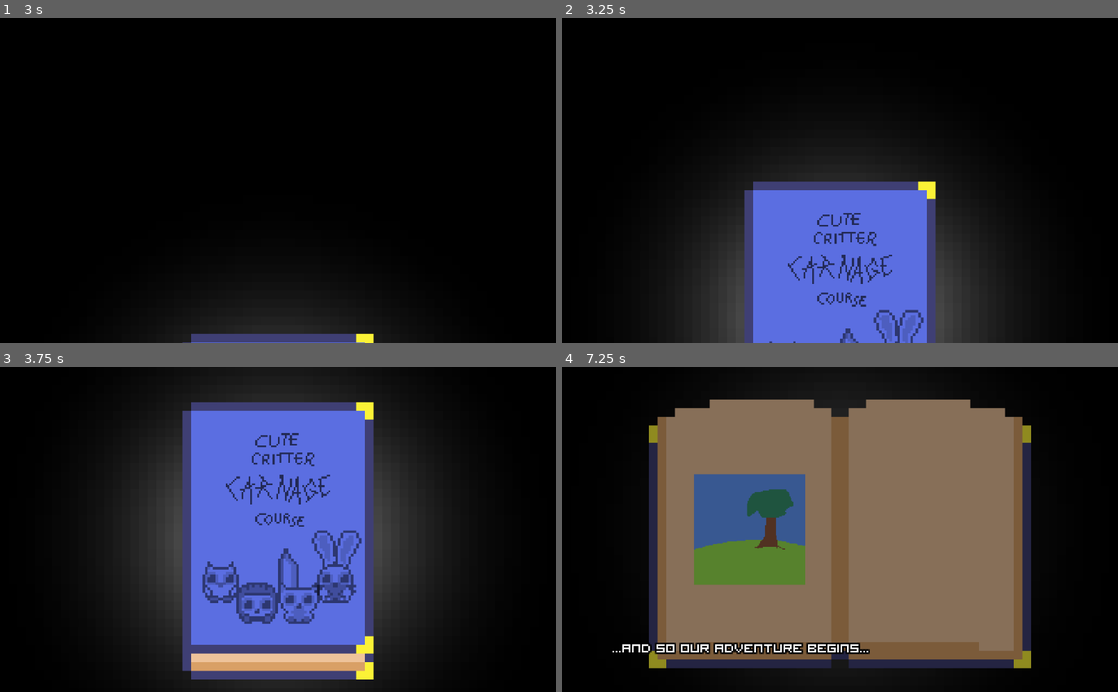
Above: before the commit, frames 1-4 (two rows, left to right).
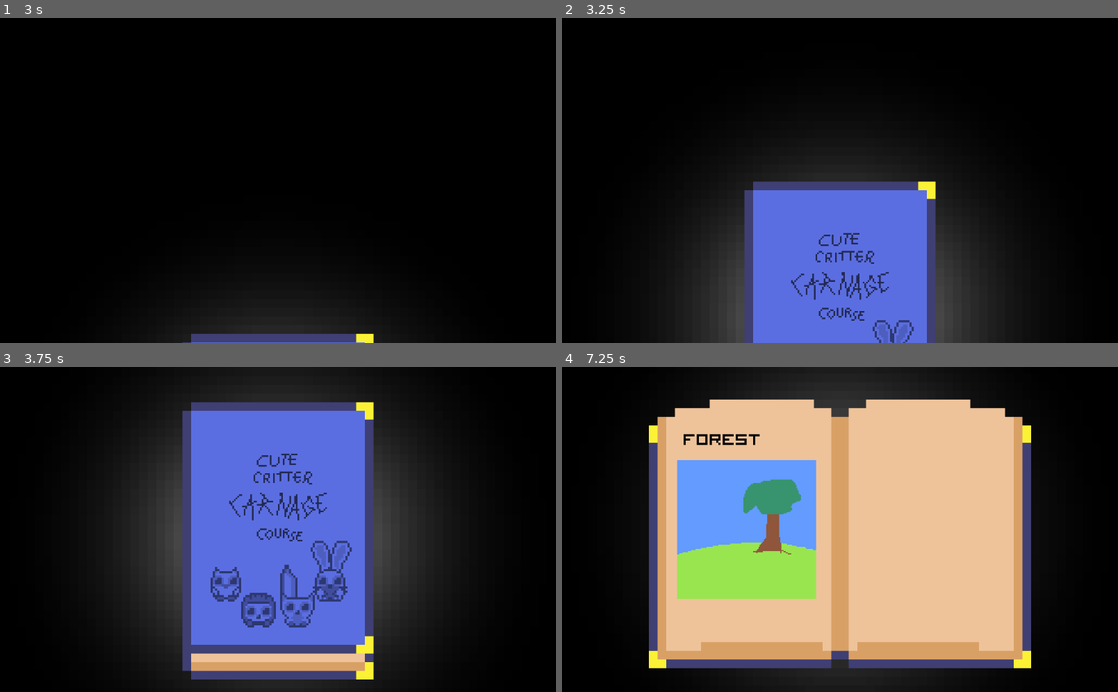
Above: after the commit, the same moments.

Repository: atka66/cccc
Game: Godot game, scene res://menu/Splash.tscn
Same seed, same stepped clock (60 frames per second), same inputs: the game is played once before the commit and once after it. Sound files missing from this copy of the repository are replaced by a short silence.
Inputs:
- Up to frame 1 (3 s): hold D (right_1) 0.53-2.03 s; tap W (jump_1) at 0.6, 0.77, 1.07, 1.52, 1.55, 1.82, 2.3 s; tap S (dash_1) at 1.35 s; tap Enter at 2 s; hold A (left_1) 2.03-2.78 s; tap Down (dash_2) at 2.1 s; tap R (reset) at 2.75 s; hold D (right_1) from 2.78 s (still down); tap X (death_1) at 2.85 s
- Up to frame 2 (3.25 s): keep holding D (right_1); tap W (jump_1) at 3.02, 3.05 s
- Up to frame 3 (3.75 s): keep holding D (right_1); tap W (jump_1) at 3.32 s; tap L (death_2) at 3.6 s
- Up to frame 4 (7.25 s): tap W (jump_1) at 3.77, 3.8, 4.07, 4.52, 4.55, 4.82, 5.3, 5.85, 6.02, 6.32, 6.77, 6.8, 7.07 s; tap R (reset) at 4.15, 4.25, 5 s; release D (right_1) at 4.28 s; hold A (left_1) 4.28-5.03 s; tap Left (left_2) at 4.35 s; hold D (right_1) 5.03-5.78 s; tap Right (right_2) at 5.1 s; hold A (left_1) from 5.78 s (still down); tap S (dash_1) at 6.6 s

Frame 1 is identical in both runs. In frame 2, 2.0% of the frame differs, in the area x 37-66%, y 60-100%; in frame 3, 4.5%; in frame 4, 56%, in the area x 9-85%, y 9-93%.

Commit message:
finalized story mechanic

Diff:
--- a/Global.gd
+++ b/Global.gd
@@ -75,7 +75,7 @@
 	closeMenu()
 	deleteSave()
 	currentMap = 0
-	gotoCurrentMap()
+	get_tree().change_scene("res://menu/Story.tscn")
 
 func gotoCurrentMap():
 	gotoMap(currentMap)
--- a/Res.gd
+++ b/Res.gd
@@ -31,7 +31,14 @@
 		"title": "plains",
 		"leftImage": preload("res://sprites/story/plains_1.png"),"rightImage": preload("res://sprites/story/plains_1.png")
 	},
-	{"leftImage": preload("res://sprites/story/forest_1.png"),"rightImage": preload("res://sprites/story/forest_1.png")}
+	{
+		"title": "forest",
+		"leftImage": preload("res://sprites/story/forest_1.png"),"rightImage": preload("res://sprites/story/forest_1.png")
+	},
+	{
+		"title": "plains",
+		"leftImage": preload("res://sprites/story/plains_1.png"),"rightImage": preload("res://sprites/story/plains_1.png")
+	}
 ]
 
 onready var PlayerSkins = [
--- a/menu/Story.gd
+++ b/menu/Story.gd
@@ -33,11 +33,12 @@
 		$PageflipAudio.play()
 
 func updateImages():
-	$Book/Opened/StoryLeft.texture = Res.Chapters[page].leftImage
+	$Book/Opened/BookLeftSprite/ChapterLabel.set_text(Res.Chapters[page].title)
+	$Book/Opened/BookLeftSprite/StoryLeft.texture = Res.Chapters[page].leftImage
 	if (page < Res.Maps[Global.currentMap].chapter):
-		$Book/Opened/StoryRight.texture = Res.Chapters[page].rightImage
+		$Book/Opened/BookRightSprite/StoryRight.texture = Res.Chapters[page].rightImage
 	else:
-		$Book/Opened/StoryRight.texture = null
+		$Book/Opened/BookRightSprite/StoryRight.texture = null
 
 func startGame():
 	Global.gotoCurrentMap()
--- a/menu/Story.tscn
+++ b/menu/Story.tscn
@@ -11,7 +11,7 @@
 
 [sub_resource type="Animation" id=1]
 resource_name = "appear"
-length = 2.5
+length = 3.5
 tracks/0/type = "value"
 tracks/0/path = NodePath("Book:position")
 tracks/0/interp = 2
@@ -31,7 +31,7 @@
 tracks/1/imported = false
 tracks/1/enabled = true
 tracks/1/keys = {
-"times": PoolRealArray( 2, 2.1, 2.5 ),
+"times": PoolRealArray( 3, 3.1, 3.5 ),
 "transitions": PoolRealArray( 1, 1e-05, 1 ),
 "update": 0,
 "values": [ Vector2( 1, 1 ), Vector2( 1, 1.1 ), Vector2( 1, 1 ) ]
@@ -43,7 +43,7 @@
 tracks/2/imported = false
 tracks/2/enabled = true
 tracks/2/keys = {
-"times": PoolRealArray( 0, 2.1 ),
+"times": PoolRealArray( 0, 3.1 ),
 "transitions": PoolRealArray( 1, 1 ),
 "update": 1,
 "values": [ true, false ]
@@ -55,7 +55,7 @@
 tracks/3/imported = false
 tracks/3/enabled = true
 tracks/3/keys = {
-"times": PoolRealArray( 0, 2.1 ),
+"times": PoolRealArray( 0, 3.1 ),
 "transitions": PoolRealArray( 1, 1 ),
 "update": 1,
 "values": [ false, true ]
@@ -67,7 +67,7 @@
 tracks/4/imported = false
 tracks/4/enabled = true
 tracks/4/keys = {
-"times": PoolRealArray( 2.1, 2.2 ),
+"times": PoolRealArray( 3.1, 3.2 ),
 "transitions": PoolRealArray( 1, 1 ),
 "update": 0,
 "values": [ Vector2( 1, 1.1 ), Vector2( 1, 1 ) ]
@@ -93,7 +93,7 @@
 tracks/6/imported = false
 tracks/6/enabled = true
 tracks/6/keys = {
-"times": PoolRealArray( 2 ),
+"times": PoolRealArray( 3 ),
 "transitions": PoolRealArray( 1 ),
 "values": [ {
 "args": [ 0.0 ],
@@ -107,10 +107,10 @@
 tracks/7/imported = false
 tracks/7/enabled = true
 tracks/7/keys = {
-"times": PoolRealArray( 0, 1.8, 2 ),
+"times": PoolRealArray( 0, 2.8, 3 ),
 "transitions": PoolRealArray( 1e-05, 1.89465, 1 ),
 "update": 0,
-"values": [ Vector2( 0, 0 ), Vector2( 0, 0 ), Vector2( 11, 0 ) ]
+"values": [ Vector2( 0, 0 ), Vector2( 0, 0 ), Vector2( 176, 0 ) ]
 }
 tracks/8/type = "method"
 tracks/8/path = NodePath(".")
@@ -119,7 +119,7 @@
 tracks/8/imported = false
 tracks/8/enabled = true
 tracks/8/keys = {
-"times": PoolRealArray( 2 ),
+"times": PoolRealArray( 3 ),
 "transitions": PoolRealArray( 1 ),
 "values": [ {
 "args": [  ],
@@ -140,7 +140,7 @@
 "times": PoolRealArray( 0, 0.1, 0.2 ),
 "transitions": PoolRealArray( 1, 1e-05, 1 ),
 "update": 0,
-"values": [ Vector2( 1, 1 ), Vector2( 1, 1.1 ), Vector2( 1, 1 ) ]
+"values": [ Vector2( 16, 16 ), Vector2( 16, 18 ), Vector2( 16, 16 ) ]
 }
 tracks/1/type = "value"
 tracks/1/path = NodePath("Book/Opened/BookRightSprite:scale")
@@ -152,7 +152,7 @@
 "times": PoolRealArray( 0, 0.1, 0.2 ),
 "transitions": PoolRealArray( 1e+06, 1, 1 ),
 "update": 0,
-"values": [ Vector2( 1, 1 ), Vector2( 1, 1.1 ), Vector2( 1, 1 ) ]
+"values": [ Vector2( 16, 16 ), Vector2( 16, 18 ), Vector2( 16, 16 ) ]
 }
 tracks/2/type = "method"
 tracks/2/path = NodePath(".")
@@ -182,7 +182,7 @@
 "times": PoolRealArray( 0, 0.1, 0.2 ),
 "transitions": PoolRealArray( 1e+06, 1, 1 ),
 "update": 0,
-"values": [ Vector2( 1, 1 ), Vector2( 1, 1.1 ), Vector2( 1, 1 ) ]
+"values": [ Vector2( 16, 16 ), Vector2( 16, 18 ), Vector2( 16, 16 ) ]
 }
 tracks/1/type = "value"
 tracks/1/path = NodePath("Book/Opened/BookRightSprite:scale")
@@ -194,7 +194,7 @@
 "times": PoolRealArray( 0, 0.1, 0.2 ),
 "transitions": PoolRealArray( 1, 1e-05, 1 ),
 "update": 0,
-"values": [ Vector2( 1, 1 ), Vector2( 1, 1.1 ), Vector2( 1, 1 ) ]
+"values": [ Vector2( 16, 16 ), Vector2( 16, 18 ), Vector2( 16, 16 ) ]
 }
 tracks/2/type = "method"
 tracks/2/path = NodePath(".")
@@ -213,7 +213,7 @@
 
 [sub_resource type="Animation" id=4]
 resource_name = "startgame"
-length = 3.0
+length = 5.0
 tracks/0/type = "value"
 tracks/0/path = NodePath("Dim:color")
 tracks/0/interp = 1
@@ -221,7 +221,7 @@
 tracks/0/imported = false
 tracks/0/enabled = true
 tracks/0/keys = {
-"times": PoolRealArray( 2.5, 3 ),
+"times": PoolRealArray( 4, 5 ),
 "transitions": PoolRealArray( 1, 1 ),
 "update": 0,
 "values": [ Color( 0, 0, 0, 0 ), Color( 0, 0, 0, 1 ) ]
@@ -233,7 +233,7 @@
 tracks/1/imported = false
 tracks/1/enabled = true
 tracks/1/keys = {
-"times": PoolRealArray( 3 ),
+"times": PoolRealArray( 5 ),
 "transitions": PoolRealArray( 1 ),
 "values": [ {
 "args": [  ],
@@ -247,7 +247,7 @@
 tracks/2/imported = false
 tracks/2/enabled = true
 tracks/2/keys = {
-"times": PoolRealArray( 0.5, 0.7 ),
+"times": PoolRealArray( 2, 2.2 ),
 "transitions": PoolRealArray( 1, 1 ),
 "update": 0,
 "values": [ Color( 1, 1, 1, 0 ), Color( 1, 1, 1, 1 ) ]
@@ -259,17 +259,17 @@
 tracks/3/imported = false
 tracks/3/enabled = true
 tracks/3/keys = {
-"times": PoolRealArray( 0, 3 ),
-"transitions": PoolRealArray( 1, 1 ),
-"update": 0,
-"values": [ Vector2( 64, 512 ), Vector2( 96, 512 ) ]
+"times": PoolRealArray( 0, 5 ),
+"transitions": PoolRealArray( 1, 1 ),
+"update": 0,
+"values": [ Vector2( 32, 512 ), Vector2( 128, 512 ) ]
 }
 
 [node name="Story" type="Node2D"]
 script = ExtResource( 4 )
 
 [node name="FlipTimer" type="Timer" parent="."]
-wait_time = 2.0
+wait_time = 3.0
 one_shot = true
 
 [node name="StoryAnim" type="AnimationPlayer" parent="."]
@@ -283,85 +283,93 @@
 
 [node name="StartLabel" parent="." instance=ExtResource( 8 )]
 modulate = Color( 1, 1, 1, 0 )
-position = Vector2( 64, 512 )
+position = Vector2( 32, 512 )
 fontSize = 3
 outline = true
 animate = false
 
 [node name="Book" type="Node2D" parent="."]
 position = Vector2( 512, 1500 )
+
+[node name="Sprite" type="Sprite" parent="Book"]
 scale = Vector2( 16, 16 )
-
-[node name="Sprite" type="Sprite" parent="Book"]
 texture = ExtResource( 5 )
 
 [node name="Closed" type="Node2D" parent="Book"]
-scale = Vector2( 1, 1 )
 
 [node name="BookSprite" type="Sprite" parent="Book/Closed"]
+scale = Vector2( 16, 16 )
 texture = ExtResource( 1 )
 hframes = 2
 
 [node name="Title" type="Sprite" parent="Book/Closed"]
 modulate = Color( 1, 1, 1, 0.627451 )
-position = Vector2( 0, -7 )
-scale = Vector2( 0.2, 0.2 )
+position = Vector2( 0, -80 )
+scale = Vector2( 3, 3 )
 texture = ExtResource( 7 )
 
 [node name="Owl" type="Sprite" parent="Book/Closed"]
 modulate = Color( 1, 1, 1, 0.501961 )
-scale = Vector2( 0.3, 0.3 )
+scale = Vector2( 4, 4 )
 texture = ExtResource( 6 )
-offset = Vector2( -22, 8 )
+offset = Vector2( -24, 12 )
 hframes = 4
 
 [node name="Hedgehog" type="Sprite" parent="Book/Closed"]
 modulate = Color( 1, 1, 1, 0.501961 )
-scale = Vector2( 0.3, 0.3 )
+scale = Vector2( 4, 4 )
 texture = ExtResource( 6 )
-offset = Vector2( -8, 16 )
+offset = Vector2( -9, 24 )
 hframes = 4
 frame = 1
 
 [node name="Bunny" type="Sprite" parent="Book/Closed"]
 modulate = Color( 1, 1, 1, 0.501961 )
-scale = Vector2( 0.3, 0.3 )
+scale = Vector2( 4, 4 )
 texture = ExtResource( 6 )
-offset = Vector2( 22, 8 )
+offset = Vector2( 24, 12 )
 hframes = 4
 frame = 3
 
 [node name="Squirrel" type="Sprite" parent="Book/Closed"]
 modulate = Color( 1, 1, 1, 0.501961 )
-scale = Vector2( 0.3, 0.3 )
+scale = Vector2( 4, 4 )
 texture = ExtResource( 6 )
-offset = Vector2( 8, 16 )
+offset = Vector2( 9, 24 )
 hframes = 4
 frame = 2
 
 [node name="Opened" type="Node2D" parent="Book"]
-visible = false
 
 [node name="BookLeftSprite" type="Sprite" parent="Book/Opened"]
-position = Vector2( -11, 0 )
+position = Vector2( -176, 0 )
+scale = Vector2( 16, 16 )
 texture = ExtResource( 1 )
 hframes = 2
 frame = 1
 
+[node name="ChapterLabel" parent="Book/Opened/BookLeftSprite" instance=ExtResource( 8 )]
+position = Vector2( -7, -11 )
+scale = Vector2( 0.0625, 0.0625 )
+fontSize = 4
+color = Color( 0, 0, 0, 1 )
+animate = false
+
+[node name="StoryLeft" type="Sprite" parent="Book/Opened/BookLeftSprite"]
+position = Vector2( 0.25, 0 )
+scale = Vector2( 0.125, 0.125 )
+
 [node name="BookRightSprite" type="Sprite" parent="Book/Opened"]
-position = Vector2( 11, 0 )
+position = Vector2( 176, 0 )
+scale = Vector2( 16, 16 )
 texture = ExtResource( 1 )
 flip_h = true
 hframes = 2
 frame = 1
 
-[node name="StoryLeft" type="Sprite" parent="Book/Opened"]
-scale = Vector2( 0.1, 0.1 )
-offset = Vector2( -104, 0 )
-
-[node name="StoryRight" type="Sprite" parent="Book/Opened"]
-scale = Vector2( 0.1, 0.1 )
-offset = Vector2( 104, 0 )
+[node name="StoryRight" type="Sprite" parent="Book/Opened/BookRightSprite"]
+position = Vector2( -0.25, 0 )
+scale = Vector2( 0.125, 0.125 )
 
 [node name="Dim" type="ColorRect" parent="."]
 margin_right = 1024.0
--- a/objects/system/menu/Menu.tscn
+++ b/objects/system/menu/Menu.tscn
@@ -8,7 +8,8 @@
 [ext_resource path="res://sprites/book.png" type="Texture" id=6]
 [ext_resource path="res://res/watery_eyes.tres" type="SpriteFrames" id=7]
 [ext_resource path="res://sprites/player_owl.png" type="Texture" id=8]
-[ext_resource path="res://sounds/run_single.ogg" type="AudioStream" id=10]
+[ext_resource path="res://sounds/jump_1_3.ogg" type="AudioStream" id=9]
+[ext_resource path="res://sounds/jump_1_1.ogg" type="AudioStream" id=10]
 
 [sub_resource type="Animation" id=1]
 resource_name = "appear"
@@ -39,7 +40,7 @@
 "times": PoolRealArray( 0, 0.5 ),
 "transitions": PoolRealArray( 0.2, 1 ),
 "update": 0,
-"values": [ Vector2( 128, 400 ), Vector2( 128, 264 ) ]
+"values": [ Vector2( 48, 400 ), Vector2( 72, 264 ) ]
 }
 tracks/1/type = "value"
 tracks/1/path = NodePath("SadHedgehog:position")
@@ -51,7 +52,7 @@
 "times": PoolRealArray( 0, 0.2, 0.7 ),
 "transitions": PoolRealArray( 1, 0.2, 1 ),
 "update": 0,
-"values": [ Vector2( 600, 128 ), Vector2( 600, 128 ), Vector2( 466, 128 ) ]
+"values": [ Vector2( 480, 400 ), Vector2( 480, 400 ), Vector2( 440, 264 ) ]
 }
 tracks/2/type = "method"
 tracks/2/path = NodePath("SadOwl/AppearAudio")
@@ -128,51 +129,51 @@
 
 [node name="BackLabel" parent="." instance=ExtResource( 2 )]
 position = Vector2( 132, 96 )
-text = "hide this menu"
+text = "resume the adventure"
 color = Color( 0, 0, 0, 1 )
 animate = false
 
 [node name="BackLabelExp" parent="." instance=ExtResource( 2 )]
 position = Vector2( 132, 112 )
-text = "resumes the adventure"
+text = "hides this menu"
 color = Color( 0, 0, 0, 1 )
 animate = false
 
 [node name="ResetHintSprite" type="Sprite" parent="."]
-position = Vector2( 108, 144 )
+position = Vector2( 108, 156 )
 texture = ExtResource( 5 )
 centered = false
 hframes = 7
 frame = 5
 
 [node name="ResetLabel" parent="." instance=ExtResource( 2 )]
-position = Vector2( 132, 144 )
+position = Vector2( 132, 156 )
 text = "retell the story"
 color = Color( 0, 0, 0, 1 )
 animate = false
 
 [node name="ResetLabelExp" parent="." instance=ExtResource( 2 )]
-position = Vector2( 132, 160 )
-text = "restart at the first level"
+position = Vector2( 132, 172 )
+text = "erases save file"
 color = Color( 0, 0, 0, 1 )
 animate = false
 
 [node name="QuitHintSprite" type="Sprite" parent="."]
-position = Vector2( 108, 192 )
+position = Vector2( 108, 216 )
 texture = ExtResource( 5 )
 centered = false
 hframes = 7
 frame = 6
 
 [node name="QuitLabel" parent="." instance=ExtResource( 2 )]
-position = Vector2( 132, 192 )
+position = Vector2( 132, 216 )
 text = "quit game"
 color = Color( 0, 0, 0, 1 )
 animate = false
 
 [node name="QuitLabelExp" parent="." instance=ExtResource( 2 )]
-position = Vector2( 132, 208 )
-text = "also saves your game"
+position = Vector2( 132, 232 )
+text = "saves your progress"
 color = Color( 0, 0, 0, 1 )
 animate = false
 
@@ -214,7 +215,7 @@
 color = Color( 0, 0, 0, 0.878431 )
 
 [node name="PromptLabel" parent="QuitPrompt" instance=ExtResource( 2 )]
-position = Vector2( 196, 96 )
+position = Vector2( 256, 96 )
 z_index = 201
 text = "are you sure though?"
 fontSize = 3
@@ -222,14 +223,14 @@
 outline = true
 
 [node name="QuitHintSprite" type="Sprite" parent="QuitPrompt"]
-position = Vector2( 96, 132 )
+position = Vector2( 156, 132 )
 texture = ExtResource( 5 )
 centered = false
 hframes = 7
 frame = 6
 
 [node name="QuitLabel" parent="QuitPrompt" instance=ExtResource( 2 )]
-position = Vector2( 128, 134 )
+position = Vector2( 188, 134 )
 z_index = 201
 text = "quit"
 fontSize = 2
@@ -237,14 +238,14 @@
 animate = false
 
 [node name="BackHintSprite" type="Sprite" parent="QuitPrompt"]
-position = Vector2( 204, 132 )
+position = Vector2( 264, 132 )
 texture = ExtResource( 5 )
 centered = false
 hframes = 7
 frame = 4
 
 [node name="BackLabel" parent="QuitPrompt" instance=ExtResource( 2 )]
-position = Vector2( 236, 134 )
+position = Vector2( 296, 134 )
 z_index = 201
 text = "back"
 fontSize = 2
@@ -252,7 +253,8 @@
 animate = false
 
 [node name="SadOwl" type="Node2D" parent="QuitPrompt"]
-position = Vector2( 128, 264 )
+position = Vector2( 72, 264 )
+rotation = 0.174533
 scale = Vector2( 6, 6 )
 
 [node name="Body" type="Sprite" parent="QuitPrompt/SadOwl"]
@@ -263,19 +265,21 @@
 [node name="LeftEye" type="AnimatedSprite" parent="QuitPrompt/SadOwl"]
 position = Vector2( -6, -2 )
 frames = ExtResource( 7 )
+frame = 1
 playing = true
 
 [node name="RightEye" type="AnimatedSprite" parent="QuitPrompt/SadOwl"]
 position = Vector2( 6, -2 )
 frames = ExtResource( 7 )
+frame = 1
 playing = true
 
 [node name="AppearAudio" type="AudioStreamPlayer2D" parent="QuitPrompt/SadOwl"]
-stream = ExtResource( 10 )
+stream = ExtResource( 9 )
 
 [node name="SadHedgehog" type="Node2D" parent="QuitPrompt"]
-position = Vector2( 466.021, 128 )
-rotation = 4.71239
+position = Vector2( 440, 264 )
+rotation = -0.174533
 scale = Vector2( 6, 6 )
 
 [node name="Body" type="Sprite" parent="QuitPrompt/SadHedgehog"]
@@ -286,13 +290,13 @@
 [node name="LeftEye" type="AnimatedSprite" parent="QuitPrompt/SadHedgehog"]
 position = Vector2( -6, -1 )
 frames = ExtResource( 7 )
-frame = 1
+frame = 2
 playing = true
 
 [node name="RightEye" type="AnimatedSprite" parent="QuitPrompt/SadHedgehog"]
 position = Vector2( 6, -1 )
 frames = ExtResource( 7 )
-frame = 1
+frame = 2
 playing = true
 
 [node name="AppearAudio" type="AudioStreamPlayer2D" parent="QuitPrompt/SadHedgehog"]
Not shown: 1 places in objects/system/menu/Menu.tscn that only renumber resources
Not shown, changed: music/story_pre.ogg
